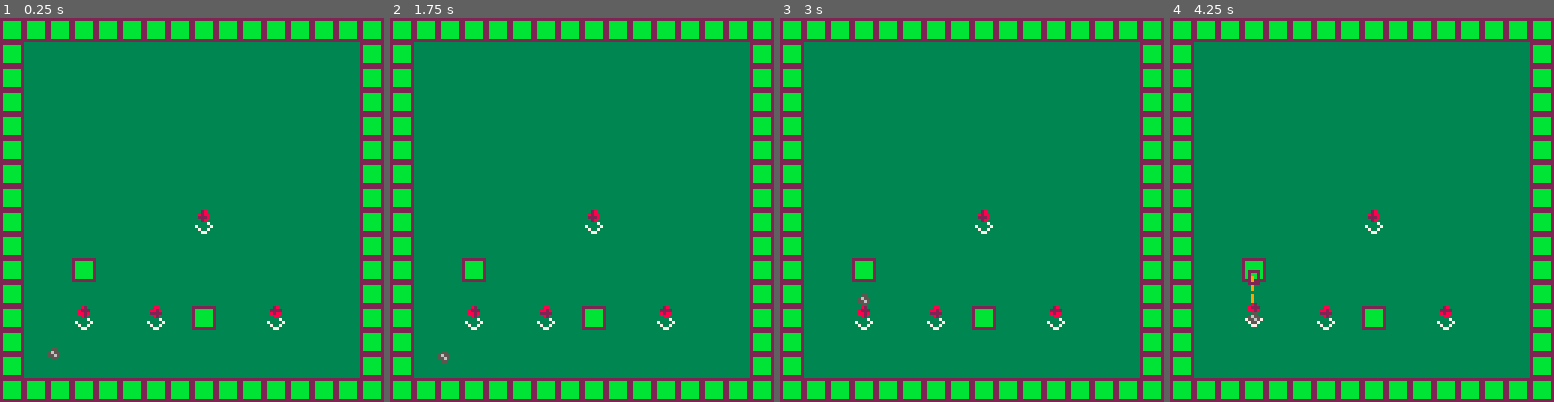
Above: before the commit, frames 1-4 (left to right).
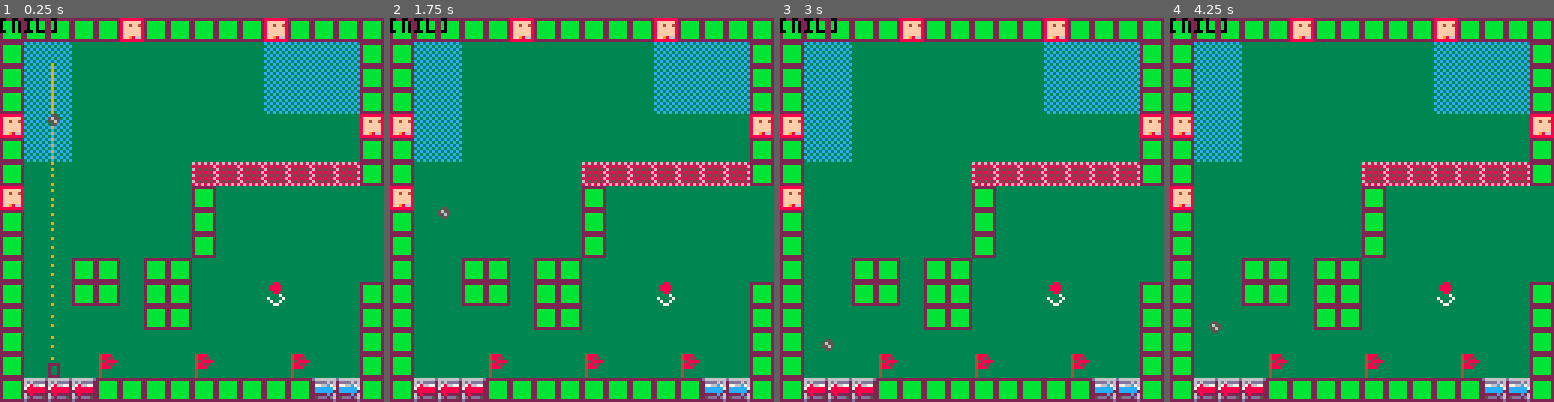
Above: after the commit, the same moments.

Repository: davidjtferguson/golf-escape
Game: PICO-8 cartridge golf_escape.p8
The game is run twice, just before and just after one commit, with the same random seed, the same clock (stepped at 60 frames per second) and the same inputs.
Inputs:
- Up to frame 1 (0.25 s): no input
- Up to frame 2 (1.75 s): tap X (X key) at 0.33, 1.07 s; tap O (Z key) at 0.7, 1.7 s; hold Right from 1.6 s (still down)
- Up to frame 3 (3 s): tap X (X key) at 1.85, 2.97 s; release Right at 2.1 s; tap O (Z key) at 2.1, 2.5, 2.9 s; hold Right from 2.47 s (still down)
- Up to frame 4 (4.25 s): release Right at 3.03 s; hold Left 3.08-3.58 s; tap O (Z key) at 3.3, 3.7, 4.1 s; hold Right from 4.02 s (still down); tap X (X key) at 4.08 s

The runs differ from the first frame. In frame 1, 19% of the frame differs, in the area x 0-100%, y 0-100%; in frame 2, 18%; in frame 3, 18%; in frame 4, 18%.

Commit message:
collision tweaks and psudocode

Diff:
--- a/golf_escape.p8
+++ b/golf_escape.p8
@@ -19,7 +19,7 @@
 
  --edit to change spawn point
  xcp=2
- ycp=61
+ ycp=4
 
  resetav()
 
@@ -109,11 +109,18 @@
  -- actions should be in
 
  --movement
+ --should be after collision
  if av.slowstate!="in" then
   updatemovement(av)
  end
 
  --collision
+ --hack to help with corners
+ if allcol(av,av.xvel,av.yvel,0) then
+  av.xvel=0
+  av.yvel=0
+ end
+
  if groundcol(av,0,av.yvel,0) then
   moveavtoground()
   av.xvel=0
@@ -135,10 +142,10 @@
   if av.slowstate=="in" then
    av.yvel+=gravity*slowfraction
   else
-  	av.yvel+=gravity
-
-  	av.colstate="air"
-    av.canswing=false
+   av.yvel+=gravity
+
+   av.colstate="air"
+   av.canswing=false
   end
  end
 
@@ -148,11 +155,17 @@
 	  av.yvel*=-1
 	 end
 
-	 if leftcol(av,av.xvel,0,0) then
+ --should check both
+ -- then movement can be after
+ -- but have issue with
+ -- misfiring on landing
+--  if leftcol(av,av.xvel,av.yvel,0) then
+  if leftcol(av,av.xvel,0,0) then
 	  moveavtoleft()
 	  av.xvel*=-1
 	 end
 
+--	 if rightcol(av,av.xvel,av.yvel,0) then
 	 if rightcol(av,av.xvel,0,0) then
 	  moveavtoright()
 	  av.xvel*=-1
@@ -170,47 +183,49 @@
 	 end
  end
 
+ --movement should happen here
+ if av.slowstate!="in" then
+ -- updatemovement(av)
+ end
+
  --game obj update
  for h in all(hooks) do
-
-  --todo:could be tidier
-  if h.avon and
-     anycol(av,h.xvel,h.yvel,0) then
-    hookreleaseav(av.hook)
-    resetswing()
-  else
-	  if h.avon then
+  if h.avon then
+	  if anycol(av,h.xvel,h.yvel,0) then
+	   hookreleaseav(av.hook)
+	   resetswing()
+	  else
 	   h.x+=h.xvel
 	   h.y+=h.yvel
 	  end
-
-	  if circlecollision(av,h) and
-	     h.active then
-	   av.x=h.x+h.r
-	   av.y=h.y+h.r+pixel
-
-	   av.xvel=0
-	   av.yvel=0
-
-	   av.colstate="hook"
-
-	   av.canswing=true
-
-	   h.avon=true
-
-	   if av.hook!=nil and
-	      h!=av.hook then
-	    --move to new hook
-	    hookreleaseav(av.hook)
-	   end
-
-	   av.hook=h
-	  elseif not circlecollision(av,h) and
-	         h.active==false then
-	   h.active=true
+	 end
+
+	 if circlecollision(av,h) and
+	    h.active then
+	  av.x=h.x+h.r
+	  av.y=h.y+h.r+pixel
+
+	  av.xvel=0
+	  av.yvel=0
+
+	  av.colstate="hook"
+
+	  av.canswing=true
+
+	  h.avon=true
+
+	  if av.hook!=nil and
+	     h!=av.hook then
+	   --move to new hook
+	   hookreleaseav(av.hook)
 	  end
+
+	  av.hook=h
+	 elseif not circlecollision(av,h) and
+	        h.active==false then
+	  h.active=true
 	 end
- end
+	end
 
  --spikes
  if allcol(av,0,0,4) then
@@ -293,7 +308,7 @@
   linecol=10
  end
 
- print(debug,1,0,0)
+ print(debug,xmap*128,ymap*128,0)
 
 end
 -->8
@@ -322,7 +337,6 @@
 function leftcol(box,xvel,yvel,flag)
  local x=box.x+xvel
  local y=box.y+yvel
- local w=box.w
  local h=box.h
 
  return
@@ -367,7 +381,6 @@
  local x=box.x+xvel
  local y=box.y+yvel
  local w=box.w
- local h=box.h
 
  return
   checkflag(x,y,flag) or
@@ -378,6 +391,8 @@
  av.y+=av.yvel
  av.y+=distanceinwall(
   av,0,1,-1,groundcol)+pixel
+
+ av.y-=av.y%pixel
 end
 
 function moveavtoroof()
@@ -552,7 +566,7 @@
 
 	  aim.yvel+=gravity
 
-	  if allcol(aim,aim.xvel,aim.yvel,0)
+	  if anycol(aim,aim.xvel,aim.yvel,0)
 	     or #aim.points>100 then
 	   wallhit=true
 	  end
@@ -787,7 +801,7 @@
 00000000000000000000000000000000000000000000000000000000000000000000000000000000000000000000000000000000000000000000000000000000
 10000000000000000000000000000010100000600000000000000000000000100000000000000000000000000000000000000000000000000000000000000000
 00000000000000000000000000000000000000000000000000000000000000000000000000000000000000000000000000000000000000000000000000000000
-10000000000000000000000000000010101010101010500000000000000000100000000000000000000000000000000000000000000000000000000000000000
+10000010000000000000000000000010101010101010500000000000000000100000000000000000000000000000000000000000000000000000000000000000
 00000000000000000000000000000000000000000000000000000000000000000000000000000000000000000000000000000000000000000000000000000000
 10000000000000000000000000000010100000000000500000000000000000100000000000000000000000000000000000000000000000000000000000000000
 00000000000000000000000000000000000000000000000000000000000000000000000000000000000000000000000000000000000000000000000000000000
@@ -799,9 +813,9 @@
 00000000000000000000000000000000000000000000000000000000000000000000000000000000000000000000000000000000000000000000000000000000
 10000010000000000000000000000010100032000000000000005000000000100000000000000000000000000000000000000000000000000000000000000000
 00000000000000000000000000000000000000000000000000000000000000000000000000000000000000000000000000000000000000000000000000000000
-10000000000000000000000000000010100000000050000000005000000000100000000000000000000000000000000000000000000000000000000000000000
-00000000000000000000000000000000000000000000000000000000000000000000000000000000000000000000000000000000000000000000000000000000
-10000012000032001000007200000010100000000050000032000000000200100000000000000000000000000000000000000000000000000000000000000000
+10000010000000000000000000000010100000000050000000005000000000100000000000000000000000000000000000000000000000000000000000000000
+00000000000000000000000000000000000000000000000000000000000000000000000000000000000000000000000000000000000000000000000000000000
+10000010000032001000007200000010100000000050000032000000000200100000000000000000000000000000000000000000000000000000000000000000
 00000000000000000000000000000000000000000000000000000000000000000000000000000000000000000000000000000000000000000000000000000000
 10000000000000000000000000000010100000000050000000000000000000100000000000000000000000000000000000000000000000000000000000000000
 00000000000000000000000000000000000000000000000000000000000000000000000000000000000000000000000000000000000000000000000000000000
@@ -949,12 +963,12 @@
 1008080000000000000000000000001001000001010000000000000000000001010000000000200001010000000000010000000000000000000000000000000000000000000000000000000000000000000000000000000000000000000000000000000000000000000000000000000000000000000000000000000000000000
 0108080000000000000000000000000101000000000000000020000001000001010000000000000001010000200000010000000000000000000000000000000000000000000000000000000000000000000000000000000000000000000000000000000000000000000000000000000000000000000000000000000000000000
 0100000000000000050505050505050101000000000000000000000000000001010000000101000001000000000000010000000000000000000000000000000000000000000000000000000000000000000000000000000000000000000000000000000000000000000000000000000000000000000000000000000000000000
-1000000001010000010000000000000000000000000000000000000000000001010000000000000001000000000000010000000000000000000000000000000000000000000000000000000000000000000000000000000000000000000000000000000000000000000000000000000000000000000000000000000000000000
-0100000001010000010000000000000000000000000000000000000000000001010000000000000001002000000000010000000000000000000000000000000000000000000000000000000000000000000000000000000000000000000000000000000000000000000000000000000000000000000000000000000000000000
+1000000000000000010000000000000000000000000000000000000000000001010000000000000001000000000000010000000000000000000000000000000000000000000000000000000000000000000000000000000000000000000000000000000000000000000000000000000000000000000000000000000000000000
+0100000000000000010000000000000000000000000000000000000000000001010000000000000001002000000000010000000000000000000000000000000000000000000000000000000000000000000000000000000000000000000000000000000000000000000000000000000000000000000000000000000000000000
 0100000000000000010000000000000000000000000000000101000000000001010000000000000001000000000000010000000000000000000000000000000000000000000000000000000000000000000000000000000000000000000000000000000000000000000000000000000000000000000000000000000000000000
-0100000000000000000000000000000000000000000000000000000000000001010000000020000000010001000100010000000000000000000000000000000000000000000000000000000000000000000000000000000000000000000000000000000000000000000000000000000000000000000000000000000000000000
-0100002000000000000000200000000101000000010100000000000000200000000000000000000000000100010001010000000000000000000000000000000000000000000000000000000000000000000000000000000000000000000000000000000000000000000000000000000000000000000000000000000000000000
-0100000000000000000000000000000101000000000000000000000000000000000000000000000000000000000000010000000000000000000000000000000000000000000000000000000000000000000000000000000000000000000000000000000000000000000000000000000000000000000000000000000000000000
+0100000101000101000000000000000000000000000000000000000000000001010000000020000000010001000100010000000000000000000000000000000000000000000000000000000000000000000000000000000000000000000000000000000000000000000000000000000000000000000000000000000000000000
+0100000101000101000000200000000101000000010100000000000000200000000000000000000000000100010001010000000000000000000000000000000000000000000000000000000000000000000000000000000000000000000000000000000000000000000000000000000000000000000000000000000000000000
+0100000000000101000000000000000101000000000000000000000000000000000000000000000000000000000000010000000000000000000000000000000000000000000000000000000000000000000000000000000000000000000000000000000000000000000000000000000000000000000000000000000000000000
 0100000000000000000000000000000101000000000000000000000000000000000000000000000000000000000000010000000000000000000000000000000000000000000000000000000000000000000000000000000000000000000000000000000000000000000000000000000000000000000000000000000000000000
 0100000006000000060000000600000101000000000000000000000000000000000000000000000000000000000000010000000000000000000000000000000000000000000000000000000000000000000000000000000000000000000000000000000000000000000000000000000000000000000000000000000000000000
 0104040401010101010101010103030101010101010101010101010101010101010101010101010101010101010101010000000000000000000000000000000000000000000000000000000000000000000000000000000000000000000000000000000000000000000000000000000000000000000000000000000000000000
